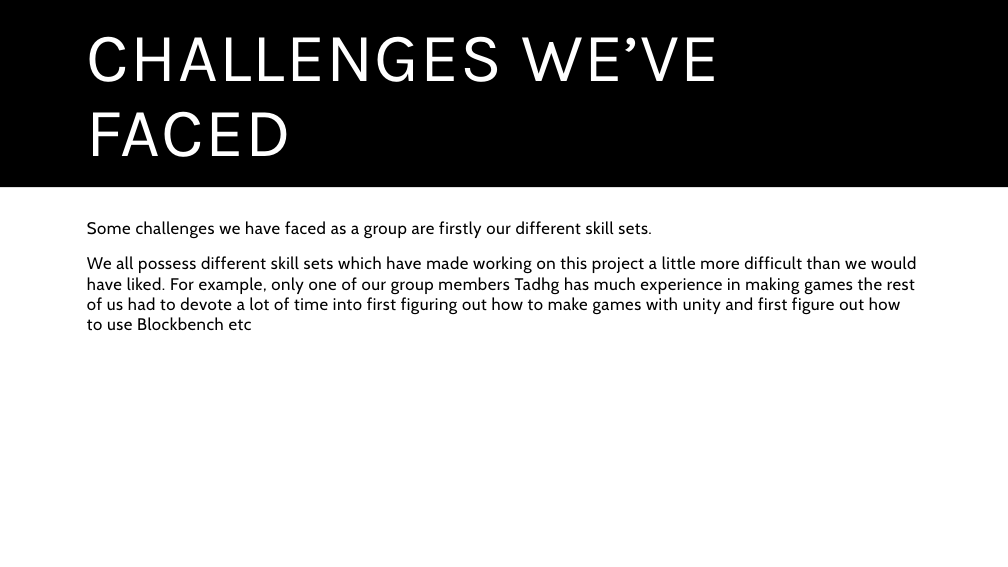
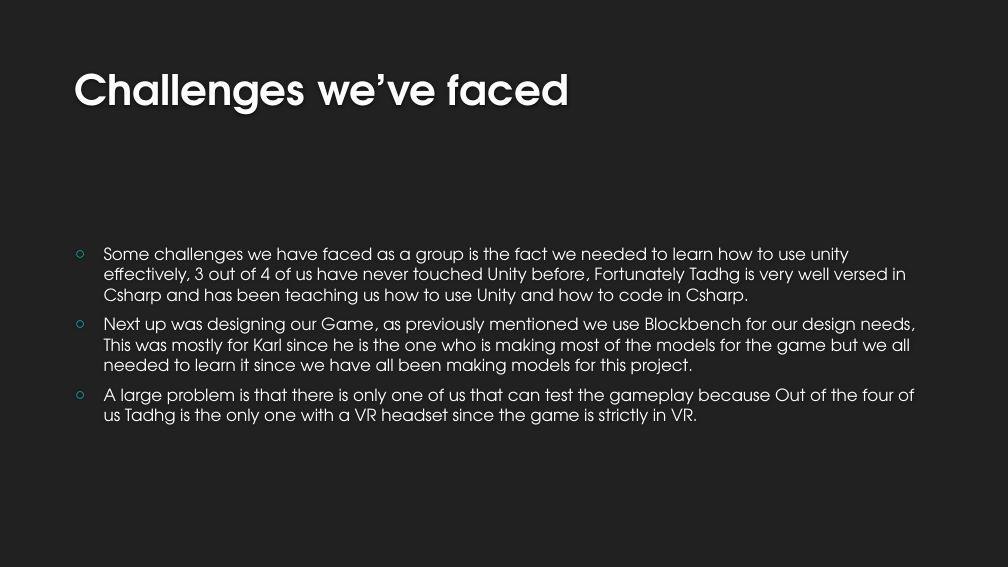
Before and after one commit to TomatechGames/Cooktastrophe, a slide deck: slide 7 of External/Documentation/Mid-pointPres.pptx (slide 6 before the commit). Drawn at 1008x567 pixels with LibreOffice and Linux fonts; fonts in the diff are those of the drawing; background and template pictures are left out. Boxes give left, top, right and bottom in pixels: in the first picture for what was removed or moved away, otherwise in the second. Text is boxed around its words. In the diff, an @@ line names an element or a change of style, - is before the commit and + after.

```diff
--- a/External/Documentation/Mid-pointPres.pptx
+++ b/External/Documentation/Mid-pointPres.pptx
@@ background #FFFFFF to #212121 @@
@@ rectangle removed at [0,0,1008,188] @@
@@ title "Challenges we’ve faced" at [75,73,569,115]: vertical alignment middle to bottom @@
@@ title at [75,73,569,115]: text changed; size 66 to 40 pt; font Karla to TeX Gyre Adventor; text colour #FFFFFF to #FEFEFE; bold on @@
-CHALLENGES WE’VE FACED
+Challenges we’ve faced
@@ text "Some challenges we have faced ..." at [104,247,916,425]: vertical alignment top to middle @@
@@ text at [104,247,916,425]: text changed; font Cabin to TeX Gyre Adventor; text colour #000000 to #FFFFFF @@
-Some challenges we have faced as a group are firstly our different skill sets.
-We all possess different skill sets which have made working on this project a little more difficult than we would have liked. For example, only one of our group members Tadhg has much experience in making games the rest of us had to devote a lot of time into first figuring out how to make games with unity and first figure out how to use Blockbench etc
+○ Some challenges we have faced as a group is the fact we needed to learn how to use unity effectively, 3 out of 4 of us have never touched Unity before, Fortunately Tadhg is very well versed in Csharp and has been teaching us how to use Unity and how to code in Csharp.
+○ Next up was designing our Game, as previously mentioned we use Blockbench for our design needs, This was mostly for Karl since he is the one who is making most of the models for the game but we all needed to learn it since we have all been making models for this project.
+○ A large problem is that there is only one of us that can test the gameplay because Out of the four of us Tadhg is the only one with a VR headset since the game is strictly in VR.
```
Also in this commit, not shown: 5 other slides changed, 2 slides added, 1 slide removed, 2 other files.
